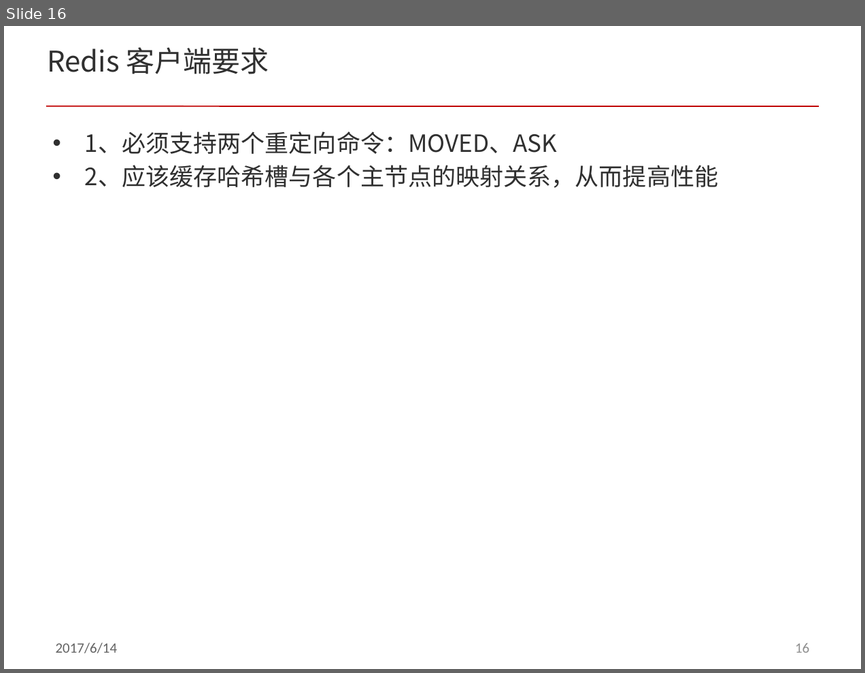
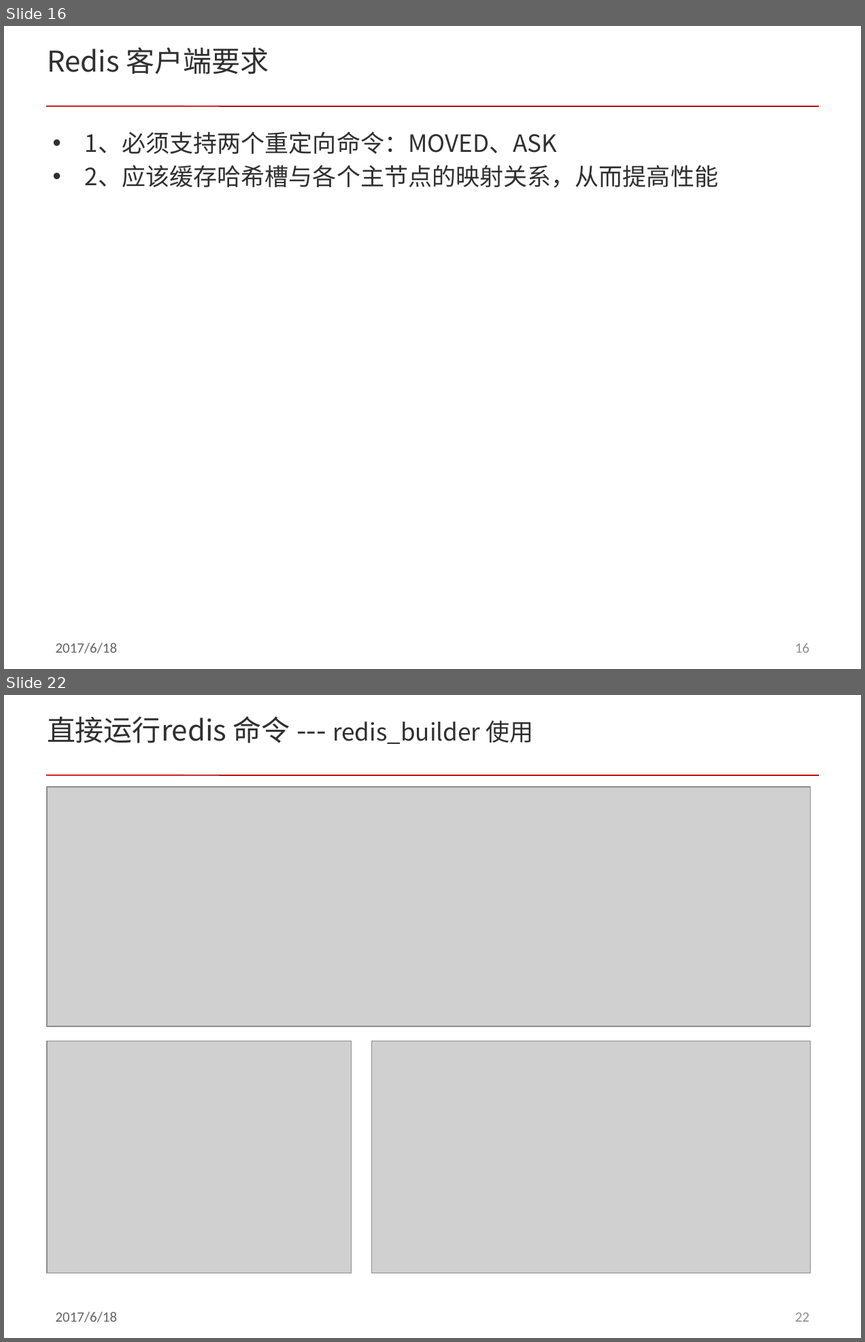
Before and after one commit to acl-dev/acl, a slide deck: doc/redis_cluster.pptx. Shown one above the other, each under a label of ours: slide 16 before the commit, slides 16 and 22 after it; the slides between them are not shown. The pictures are 865x673 and 865x1342 pixels, drawn with LibreOffice and Linux fonts; fonts in the diff are those of the drawing; grey boxes stand for pictures; background and template pictures are left out. Boxes give left, top, right and bottom in pixels: in the first picture for what was removed or moved away, otherwise in the second. Text is boxed around its words. In the diff, an @@ line names an element or a change of style, - is before the commit and + after.

Commit message:
modify redis_cluster doc

```diff
--- a/doc/redis_cluster.pptx
+++ b/doc/redis_cluster.pptx
@@ slide 22 added at box(4, 695, 861, 1338), background #FFFFFF; not listed: 3 template elements that a slide beside it also shows @@
@@ title added at box(47, 716, 534, 744), 20 pt, text #303030 @@
+直接运行redis 命令 --- redis_builder 使用
@@ picture added at box(47, 787, 810, 1025) @@
@@ picture added at box(47, 1040, 352, 1272) @@
@@ picture added at box(372, 1040, 810, 1272) @@
@@ slide 16 changed as well @@
@@ text at box(56, 642, 118, 653): text changed @@
-2017/6/14
+2017/6/18
```
Also in this commit, not shown: 16 other slides changed, 6 other slides added, 1 slide removed.
